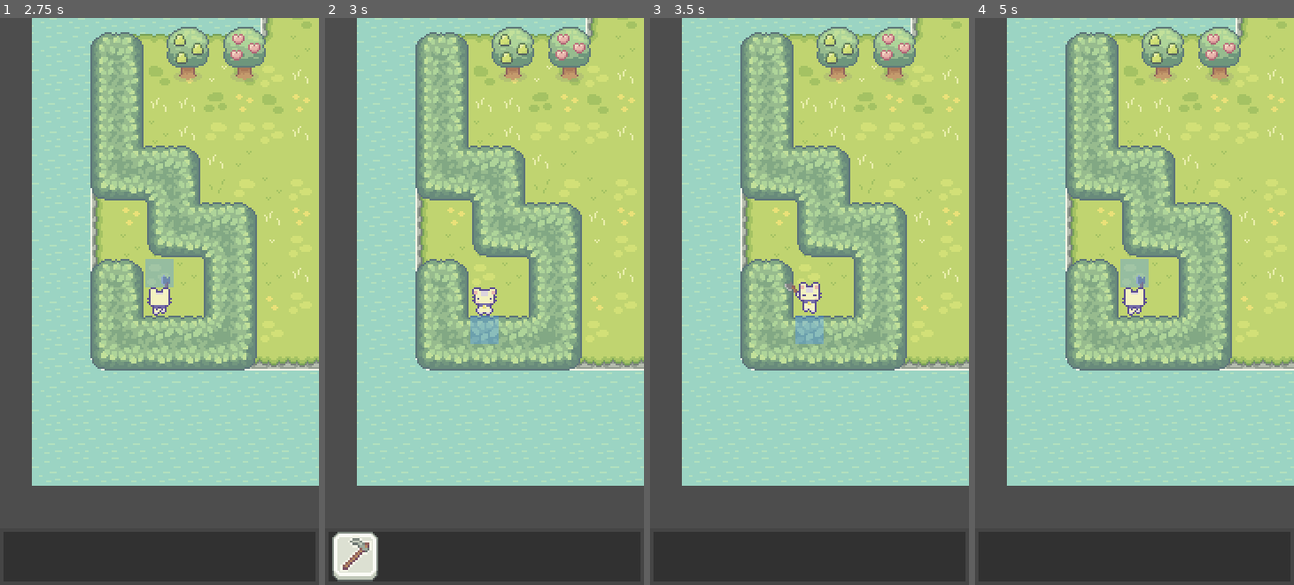
Above: before the commit, frames 1-4 (left to right).
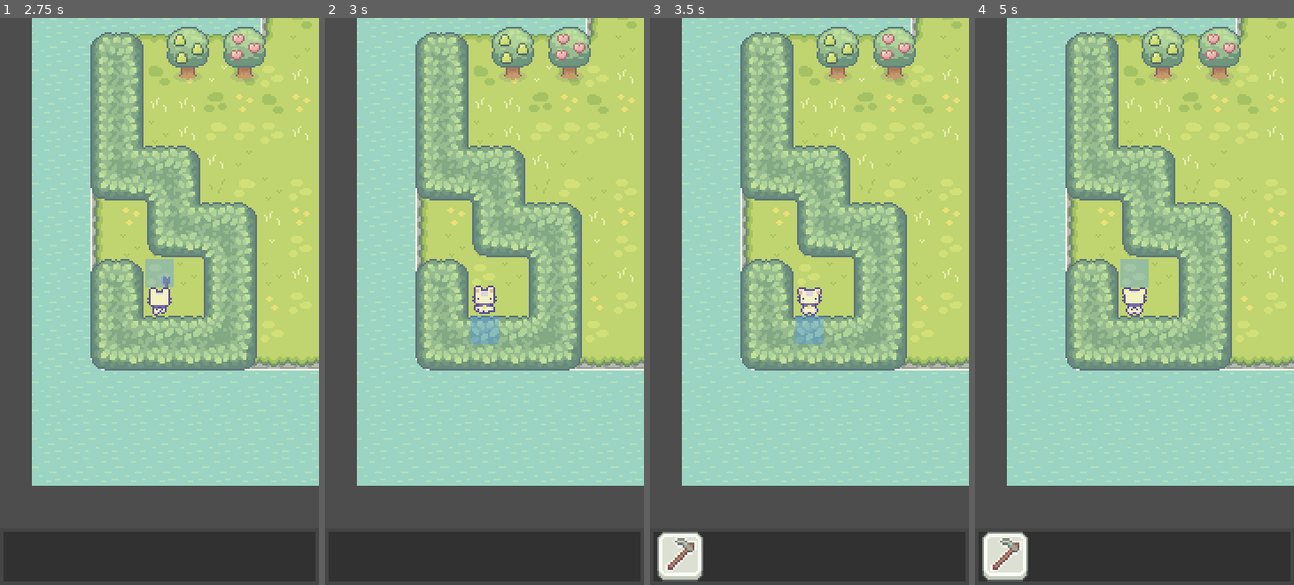
Above: after the commit, the same moments.

Repository: super-goose/garden_land
Game: Godot game, scene res://main.tscn
Same seed, same stepped clock (60 frames per second), same inputs: the game is played once before the commit and once after it.
Inputs (mouse positions are in pixels of both pictures, inside the frame that each line leads up to):
- Up to frame 1 (2.75 s): move the mouse to (229, 273) at 0.52 s; hold W (water) 0.53-1.28 s; tap H (hoe) at 0.6, 2.3 s; click (229, 273) at 0.67 s; tap C (chop) at 0.77, 1.07, 1.52, 1.55, 1.82 s; tap Enter at 1.25 s; move the mouse to (95, 329) at 1.27 s; tap W (water) at 1.35 s; click (95, 329) at 1.42 s; move the mouse to (191, 176) at 2.02 s; hold C (chop) from 2.03 s (still down); click (191, 176) at 2.17 s
- Up to frame 2 (3 s): move the mouse to (468, 414) at 2.77 s; release C (chop) at 2.78 s; tap H (hoe) at 2.85 s; click (468, 414) at 2.92 s
- Up to frame 3 (3.5 s): tap C (chop) at 3.02, 3.32 s; tap W (water) at 3.05 s
- Up to frame 4 (5 s): move the mouse to (1230, 386) at 3.52 s; hold W (water) 3.53-4.28 s; click (1230, 386) at 3.67 s; tap C (chop) at 3.77, 3.8, 4.07, 4.52, 4.82 s; tap Space at 4.25 s; move the mouse to (1038, 216) at 4.27 s; tap H (hoe) at 4.35 s; click (1038, 216) at 4.42 s

Frame 1 is identical in both runs. In frame 2, 1.3% of the frame differs, in the area x 2-54%, y 47-100%; in frame 3, 1.5%, in the area x 2-54%, y 46-100%; in frame 4, 1.4%.

Commit message:
better focus logic

Diff:
--- a/scenes/character.gd
+++ b/scenes/character.gd
@@ -84,6 +84,7 @@
 	var coord = path.pop_front()
 	if not coord:
 		set_direction(final_direction)
+		await get_tree().create_timer(.5).timeout
 		set_state('idle')
 		return
 	move_to(coord)
@@ -108,12 +109,14 @@
 		set_direction('down')
 
 func _on_ao_i_area_entered(area):
+	print('an area entered AoI')
 	if area is GardenPlot:
 		current_plant = area
 	elif area is FruitTree:
 		current_tree = area
 
 func _on_ao_i_area_exited(area):
+	print('an area exited AoI')
 	if current_plant == area:
 		current_plant = null
 	if current_tree == area:
@@ -136,6 +139,8 @@
 		if times_hoed == HOE_LIMIT:
 			times_hoed = 0
 			var coordinates = LevelGenerationUtil.convert_to_grid_coordinates($AoI/FocusCursor.global_position)
+			print('character coords: %s' % position_to_coords(position))
+			print('hoe coordinates: %s' % coordinates)
 			LevelGenerationUtil.add_plantable_tile(coordinates)
 			await get_tree().create_timer(.5).timeout
 			set_state('idle')
@@ -197,6 +202,7 @@
 	state = new_state
 	var actions = []
 	if state == 'idle':
+#		breakpoint
 		if current_plant:
 			if current_plant.type == Constants.TYPE.None:
 				actions.push_back(Constants.ACTIONS.Sow)
--- a/scenes/character.tscn
+++ b/scenes/character.tscn
@@ -1573,7 +1573,7 @@
 
 [sub_resource type="CapsuleShape2D" id="CapsuleShape2D_ib6gc"]
 radius = 4.00001
-height = 18.0
+height = 10.0
 
 [node name="Character" type="CharacterBody2D"]
 collision_mask = 4
@@ -1605,7 +1605,7 @@
 collision_mask = 2
 
 [node name="CollisionShape2D" type="CollisionShape2D" parent="AoI"]
-position = Vector2(0, -4)
+position = Vector2(2.7887e-05, -15)
 shape = SubResource("CapsuleShape2D_ib6gc")
 
 [node name="FocusCursor" type="Node2D" parent="AoI"]
